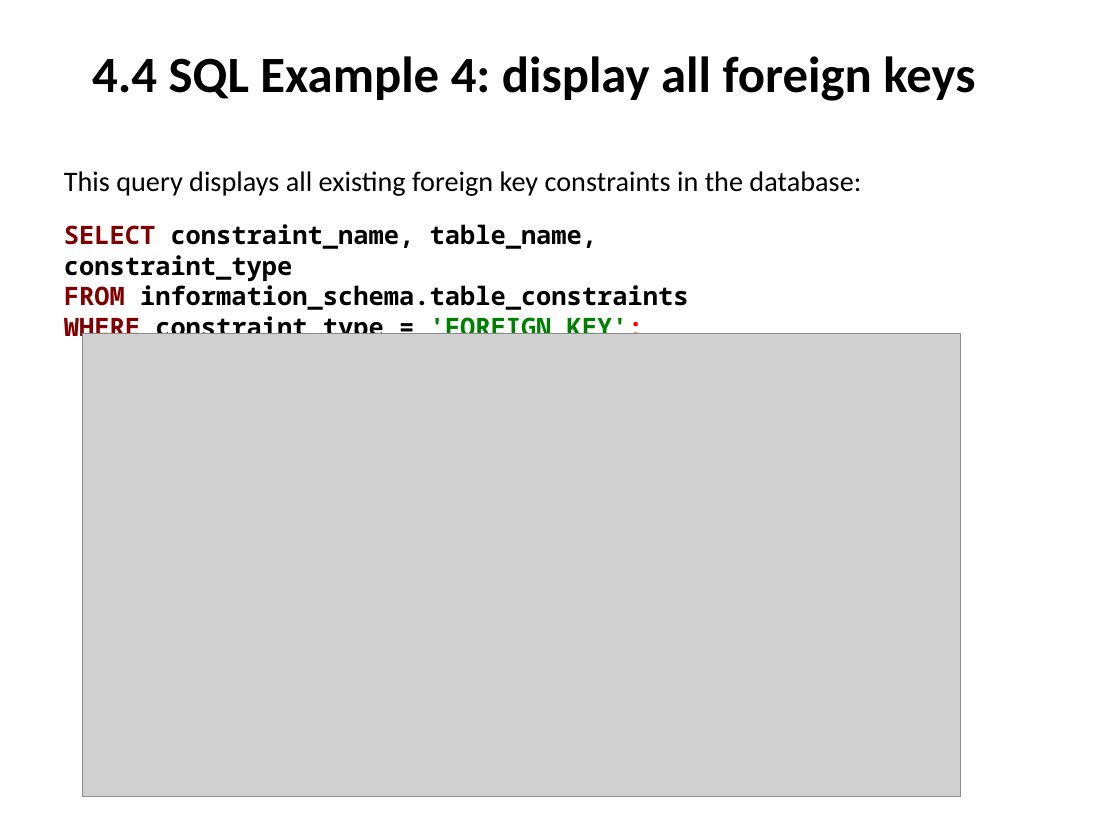
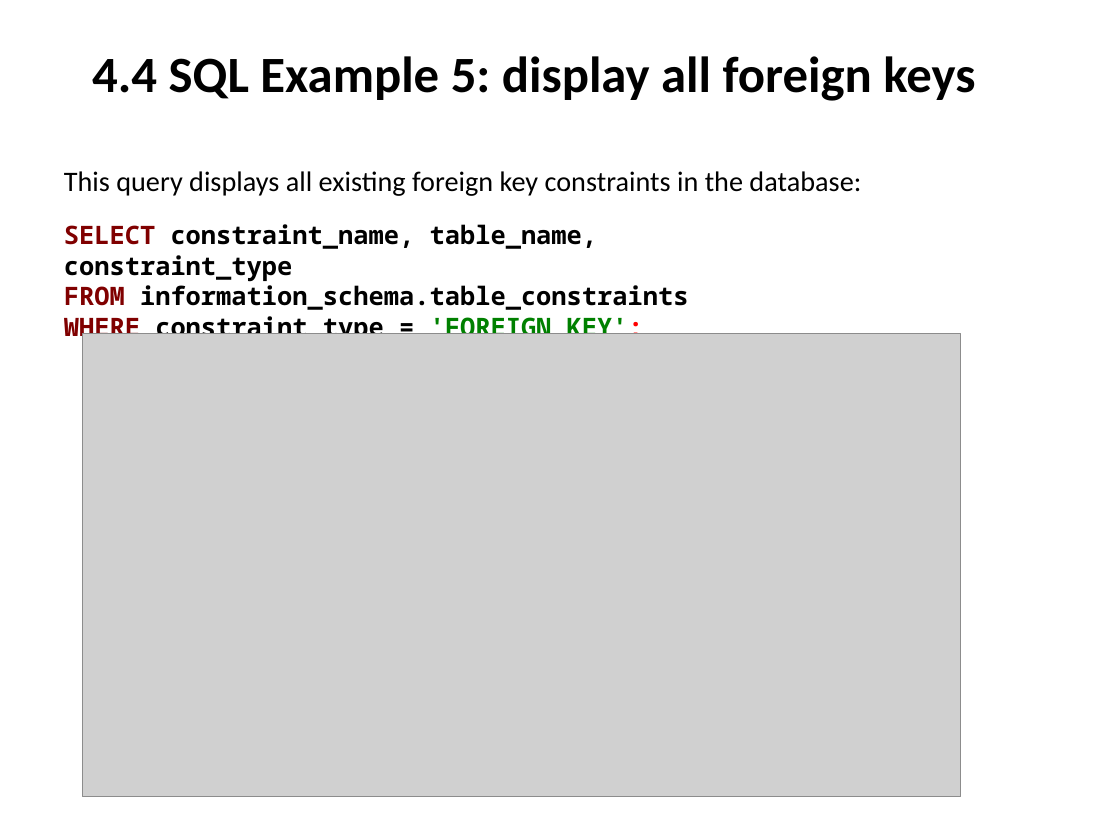
Before and after one commit to stepan-o/thesis, a slide deck: slide 17 of presentations/rdbms_design.pptx. Drawn at 1120x840 pixels with LibreOffice and Linux fonts; fonts in the diff are those of the drawing; grey boxes stand for pictures. Boxes give left, top, right and bottom in pixels: in the first picture for what was removed or moved away, otherwise in the second. Text is boxed around its words. In the diff, an @@ line names an element or a change of style, - is before the commit and + after.

Commit message:
correct slide title

```diff
--- a/presentations/rdbms_design.pptx
+++ b/presentations/rdbms_design.pptx
@@ text at bbox=[92, 56, 975, 101]: text changed @@
-4.4 SQL Example 4: display all foreign keys
+4.4 SQL Example 5: display all foreign keys
```
